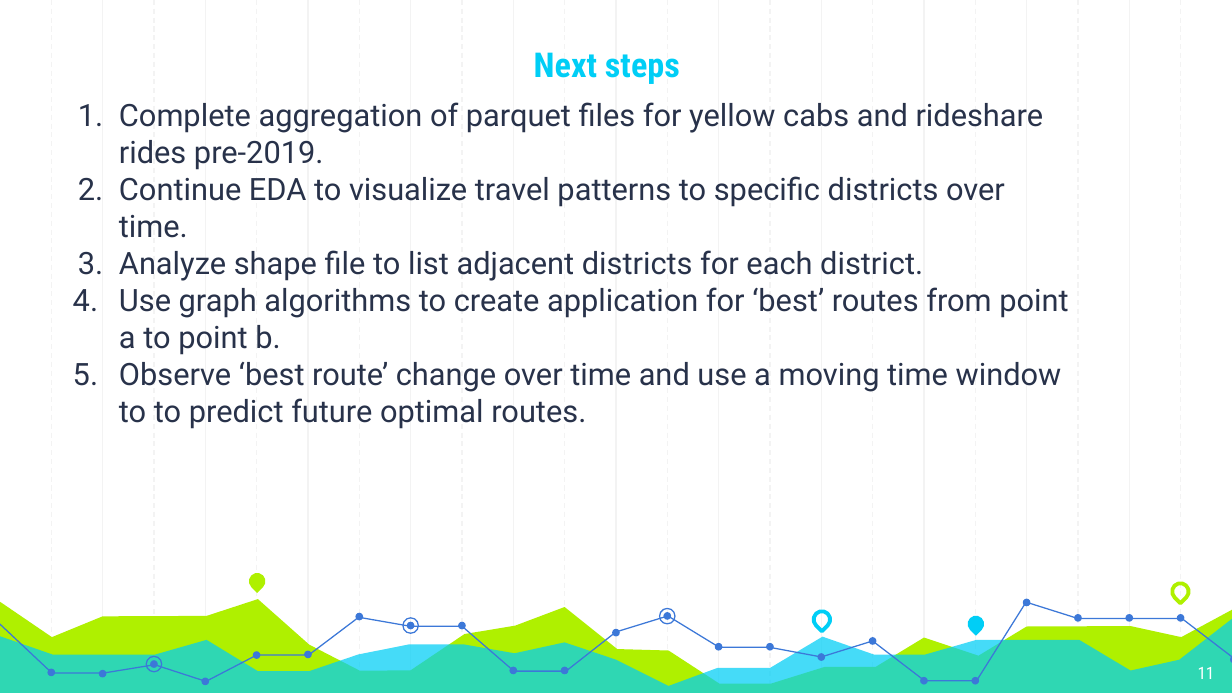
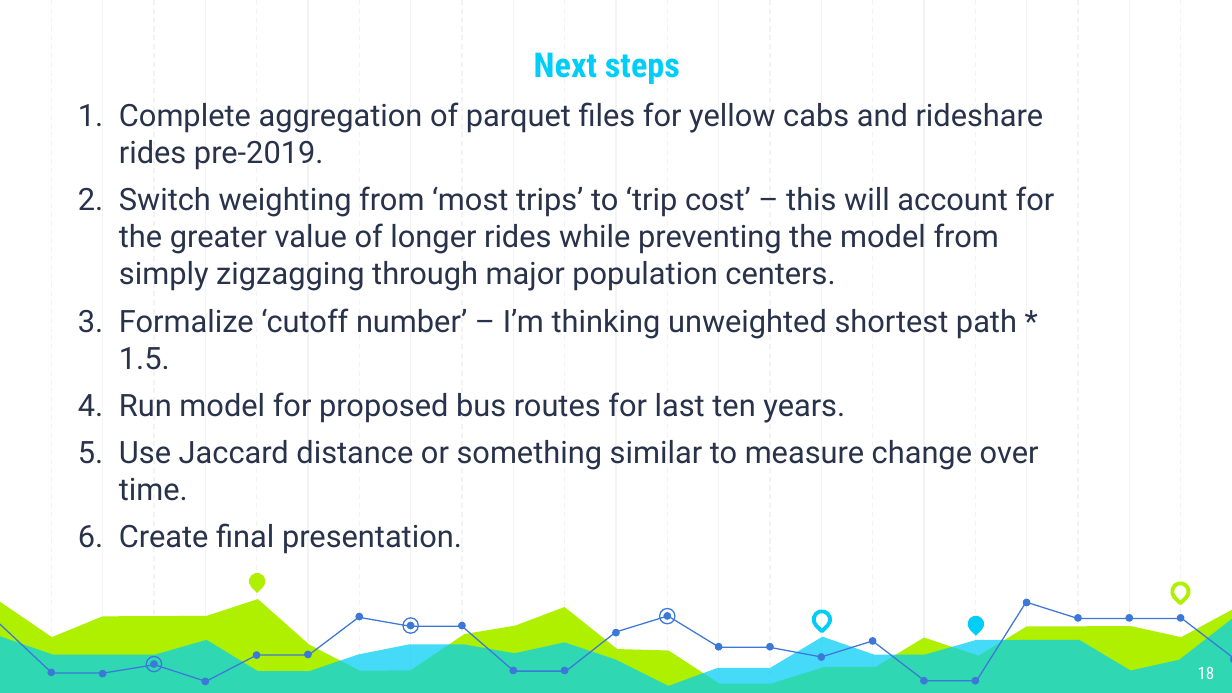
Before and after one commit to evanspiller0202/CapstoneMTAbestroute, a slide deck: slide 18 of reports/Capstone_summary.pptx (slide 11 before the commit). Drawn at 1232x693 pixels with LibreOffice and Linux fonts; fonts in the diff are those of the drawing. Boxes give left, top, right and bottom in pixels: in the first picture for what was removed or moved away, otherwise in the second. Text is boxed around its words. In the diff, an @@ line names an element or a change of style, - is before the commit and + after.

```diff
--- a/reports/Capstone_summary.pptx
+++ b/reports/Capstone_summary.pptx
@@ text at box(119, 186, 1055, 554): text changed @@
-2. Continue EDA to visualize travel patterns to specific districts over time.
-3. Analyze shape file to list adjacent districts for each district.
-4. Use graph algorithms to create application for ‘best’ routes from point a to point b.
-5. Observe ‘best route’ change over time and use a moving time window to to predict future optimal routes.
+2. Switch weighting from ‘most trips’ to ‘trip cost’ – this will account for the greater value of longer rides while preventing the model from simply zigzagging through major population centers.
+3. Formalize ‘cutoff number’ – I’m thinking unweighted shortest path * 1.5.
+4. Run model for proposed bus routes for last ten years.
+5. Use Jaccard distance or something similar to measure change over time.
+6. Create final presentation.
@@ page number at box(1198, 666, 1215, 679): text changed @@
-11
+18
```
Also in this commit, not shown: 7 slides added, 16 other files.
